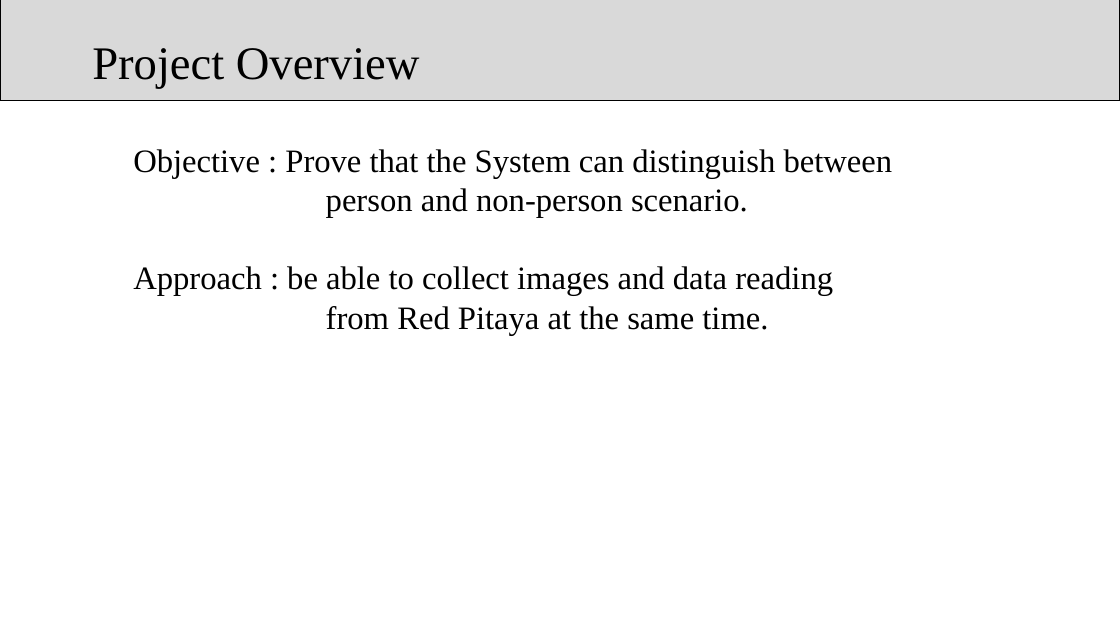
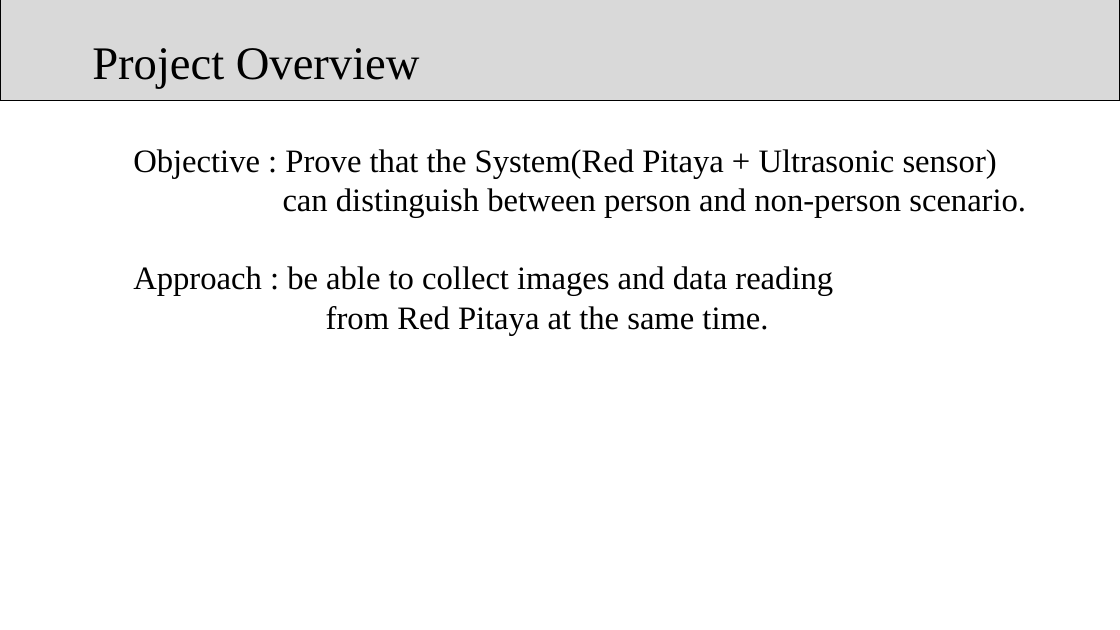
Before and after one commit to TiniyaVinod/using-image-processing-and-machine-learning-for-passenger-detection-sensor-optimization, a slide deck: slide 3 of Documents/Discussion/Discussion#1.pptx. Drawn at 1120x630 pixels with LibreOffice and Linux fonts; fonts in the diff are those of the drawing. Boxes give left, top, right and bottom in pixels: in the first picture for what was removed or moved away, otherwise in the second. Text is boxed around its words. In the diff, an @@ line names an element or a change of style, - is before the commit and + after.

```diff
--- a/Documents/Discussion/Discussion#1.pptx
+++ b/Documents/Discussion/Discussion#1.pptx
@@ text at [133,149,1026,217]: text changed @@
-Objective : Prove that the System can distinguish between
-person and non-person scenario.
+Objective : Prove that the System(Red Pitaya + Ultrasonic sensor)
+can distinguish between person and non-person scenario.
```
Also in this commit, not shown: 4 other slides changed, 1 slide removed.
